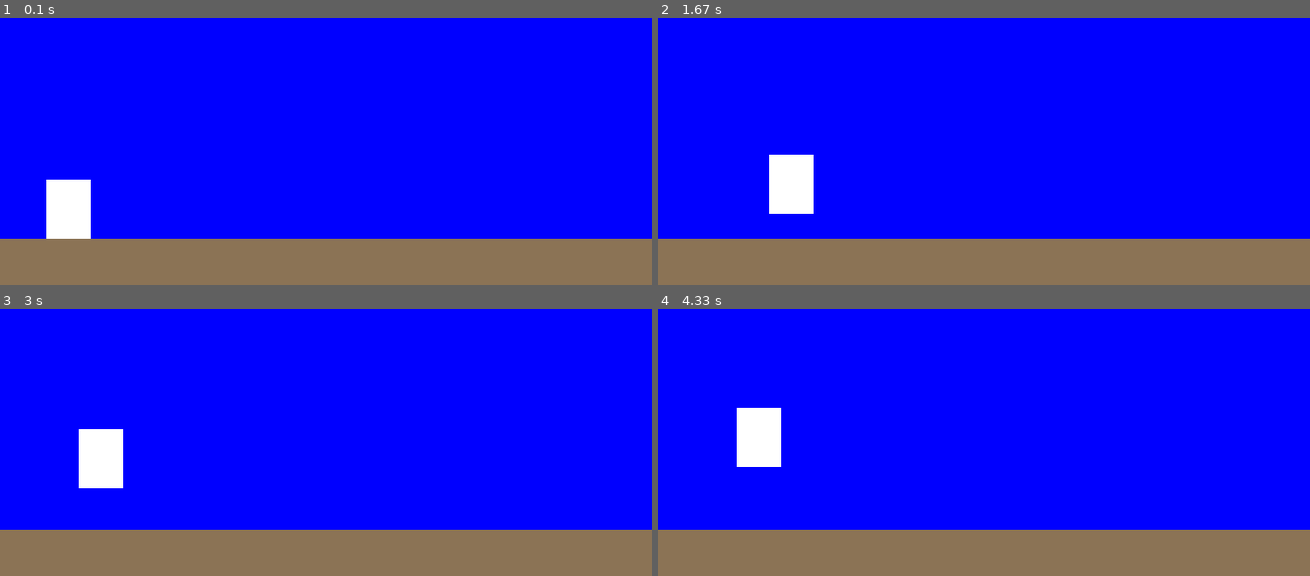
Above: before the commit, frames 1-4 (two rows, left to right).
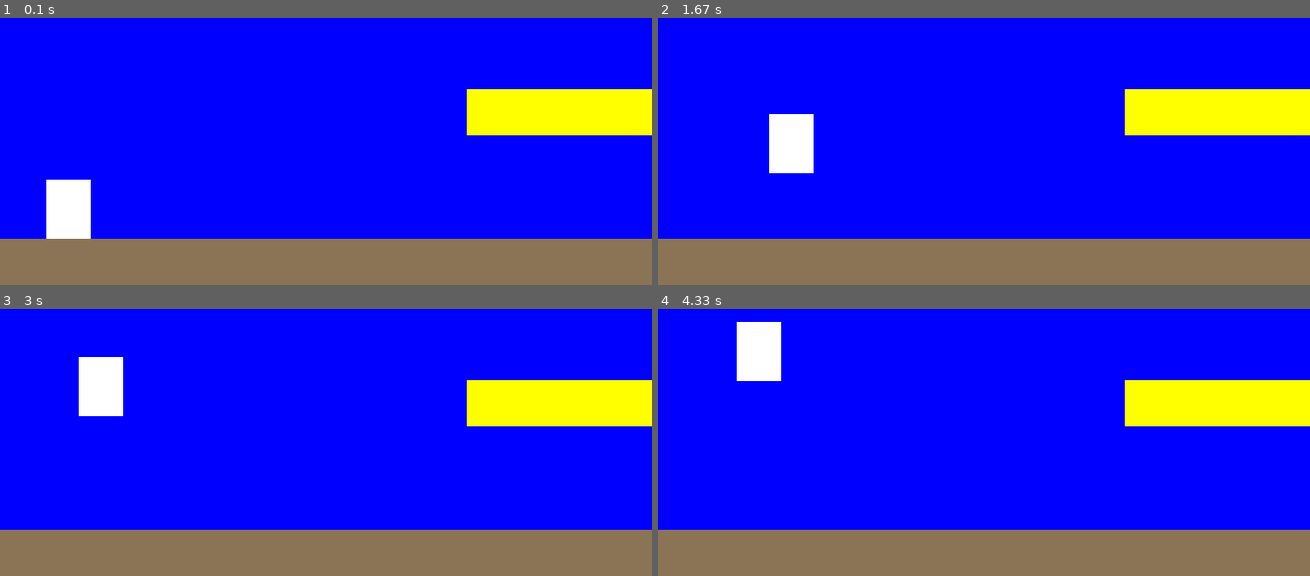
Above: after the commit, the same moments.

Repository: saegl5/myprojects
Game: pygame game, started from mario.py
The game is run twice, just before and just after one commit, with the same random seed, the same clock (stepped at 60 frames per second) and the same inputs.
Inputs (mouse positions are in pixels of both pictures, inside the frame that each line leads up to):
- Up to frame 1 (0.1 s): no input
- Up to frame 2 (1.67 s): tap Space at 0.33, 0.73, 1.03, 1.23, 1.53 s; hold Right 0.67-1.13 s; move the mouse to (1192, 36) at 0.7 s; hold Right 1.17-1.63 s; move the mouse to (827, 52) at 1.2 s
- Up to frame 3 (3 s): hold Left 1.67-2.2 s; move the mouse to (outside the picture) at 1.7 s; tap Space at 1.73, 2.03, 2.3, 2.6, 2.73 s; hold Left 2.23-2.63 s; move the mouse to (outside the picture) at 2.27 s; hold Right from 2.67 s (still down); move the mouse to (404, 381) at 2.7 s
- Up to frame 4 (4.33 s): tap Space at 3.03, 3.4, 3.7, 3.9, 4.2 s; release Right at 3.3 s; hold Left 3.33-3.8 s; move the mouse to (outside the picture) at 3.37 s; hold Right 3.83-4.3 s; move the mouse to (749, 325) at 3.87 s

The runs differ from the first frame. In frame 1, 4.9% of the frame differs, in the area x 71-100%, y 26-44%; in frame 2, 7.0%; in frame 3, 7.9%, in the area x 12-100%, y 17-68%; in frame 4, 7.9%.

Commit message:
refinements to jumping, and one platform

Diff:
--- a/mario.py
+++ b/mario.py
@@ -14,12 +14,14 @@
 
 BROWN = pygame.Color("burlywood4") # optional color, ground
 WHITE = pygame.Color("white") # mario
+YELLOW = pygame.Color("yellow") # platform
 w = 48
 h = 64
 ground_height = 50
 speed = 5 # example
 x_inc = 0 # short for "increment"
 y_inc = 0
+first = True # hopping
 # Other variables and constants
 
 ground = Rectangle(canvas.size[0], ground_height)
@@ -30,10 +32,16 @@
 mario.rect.x = 50
 mario.rect.bottom = ground.rect.top
 mario.image.fill(WHITE) # example
+platform = Rectangle(200, 50)
+platform.rect.right = canvas.screen.get_rect().right
+platform.rect.y = 300
+platform.image.fill(YELLOW)
 grounds = pygame.sprite.Group()
+platforms = pygame.sprite.Group()
 sprites = pygame.sprite.Group() # all sprites
 grounds.add(ground)
-sprites.add(ground, mario) # displays mario in front of ground (order matters)
+platforms.add(platform)
+sprites.add(ground, platform, mario) # displays mario in front of ground and platform (order matters)
 # Other sprites
 
 while True:
@@ -46,11 +54,12 @@
                 x_inc = speed
             if action.key == pygame.K_LEFT:
                 x_inc = -speed
-            if action.key == pygame.K_SPACE:
-                y_inc = -speed # y decreases going upward
+            if action.key == pygame.K_SPACE and mario.rect.bottom == ground.rect.top and first == True:
+                y_inc = -2*speed # y decreases going upward
+                first = False
         elif action.type == pygame.KEYUP:
             x_inc = 0
-            y_inc = 0 # keep?
+            first = True
         # Other keyboard or mouse/trackpad events
 
         time_stamp(action)
@@ -61,8 +70,12 @@
     hit_ground = pygame.sprite.spritecollide(mario, grounds, False)
     if hit_ground != []:
         mario.rect.bottom = ground.rect.top
+    # note to self: need else: here????
+    hit_platform = pygame.sprite.spritecollide(mario, platforms, False)
+    if hit_platform != []:
+        mario.rect.bottom = platform.rect.top
     else:
-        y_inc += 0.15 # gravity, place here otherwise increment will keep running
+        y_inc += 0.30 # gravity, place here otherwise increment will keep running
     # Other game logic
 
     canvas.clean()
Not shown, changed: README.md
Binary file added: screenshots/mario.gif
